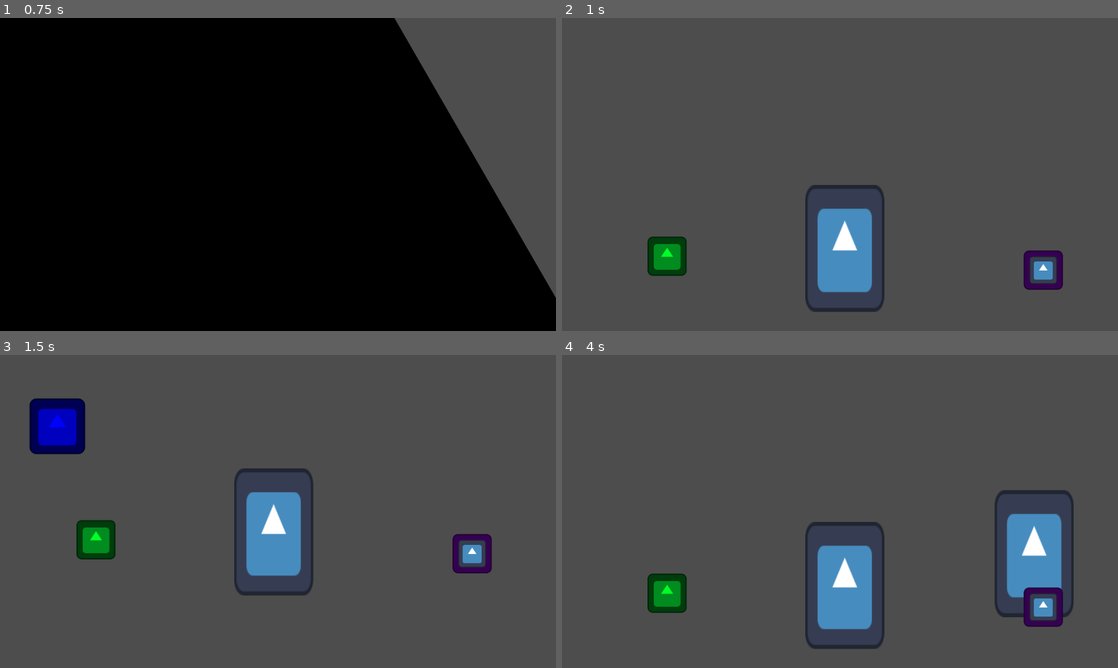
Above: before the commit, frames 1-4 (two rows, left to right).
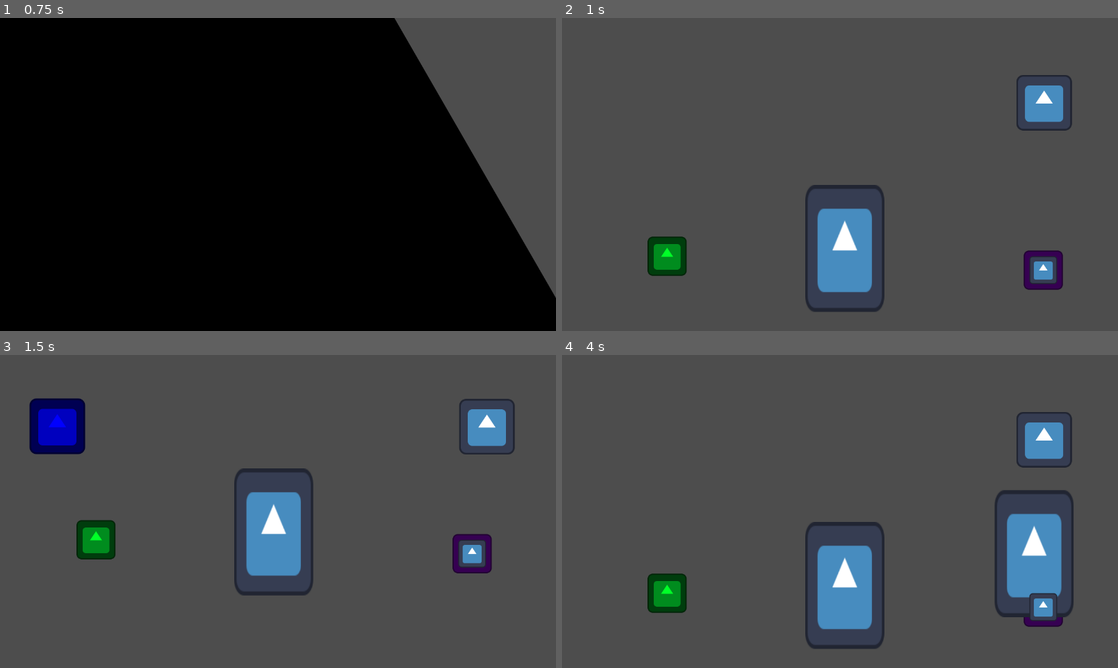
Above: after the commit, the same moments.

Repository: luankaike-code/felpo-jam-2026
Game: Godot game, scene res://scenes/screens/root_game.tscn
Same seed, same stepped clock (60 frames per second), same inputs: the game is played once before the commit and once after it. The engine's default icon, where the game draws it, is replaced by a stand-in: a white triangle on a blue panel in a dark square.
Inputs (mouse positions are in pixels of both pictures, inside the frame that each line leads up to):
- Up to frame 1 (0.75 s): click "Iniciar" at 0.5 s
- Up to frame 2 (1 s): no input
- Up to frame 3 (1.5 s): tap Enter (ui_accept) at 1.25 s; drag from (483, 608) to (105, 592) at 1.27 s
- Up to frame 4 (4 s): tap Enter (ui_accept) at 2, 2.75, 3.5 s; drag from (1034, 552) to (656, 539) at 2.02 s; move the mouse to (845, 586) at 2.77 s; click (845, 586) at 2.92 s; drag from (845, 558) to (1034, 552) at 3.52 s

Frame 1 is identical in both runs. In frame 2, 1.0% of the frame differs, in the area x 81-92%, y 18-36%; in frame 3, 1.0%; in frame 4, 1.3%, in the area x 81-92%, y 18-84%.

Commit message:
Create PaperTeleporter

Diff:
--- a/felpojam-2026-game-code/scenes/entitys/paper.tscn
+++ b/felpojam-2026-game-code/scenes/entitys/paper.tscn
@@ -7,6 +7,7 @@
 size = Vector2(167, 270)
 
 [node name="Paper" type="Area2D" unique_id=449771312]
+z_index = 500
 script = ExtResource("1_memgj")
 
 [node name="Icon" type="Sprite2D" parent="." unique_id=220479855]
--- a/felpojam-2026-game-code/scenes/screens/game.tscn
+++ b/felpojam-2026-game-code/scenes/screens/game.tscn
@@ -6,6 +6,7 @@
 [ext_resource type="PackedScene" uid="uid://dn0xy2d56orj6" path="res://scenes/entitys/paper.tscn" id="4_o78e0"]
 [ext_resource type="PackedScene" uid="uid://u8y44k7yvr7j" path="res://scenes/camera_in_game.tscn" id="5_ln6eb"]
 [ext_resource type="PackedScene" uid="uid://bir3pakybp2iq" path="res://scenes/entitys/trash.tscn" id="6_4ji0l"]
+[ext_resource type="PackedScene" uid="uid://6euiloaerot" path="res://scenes/entitys/paper_teleporter.tscn" id="7_0q6jn"]
 
 [node name="Game" type="Node2D" unique_id=1475156608]
 script = ExtResource("1_iwlfa")
@@ -33,3 +34,11 @@
 
 [node name="Trash" parent="." unique_id=220787020 instance=ExtResource("6_4ji0l")]
 position = Vector2(-508, 524)
+
+[node name="PaperTeleporter" parent="." unique_id=1105482110 node_paths=PackedStringArray("linked_teleporter") instance=ExtResource("7_0q6jn")]
+position = Vector2(481, 525)
+linked_teleporter = NodePath("../PaperTeleporter2")
+
+[node name="PaperTeleporter2" parent="." unique_id=1691328122 node_paths=PackedStringArray("linked_teleporter") instance=ExtResource("7_0q6jn")]
+position = Vector2(470, -165)
+linked_teleporter = NodePath("../PaperTeleporter")
--- a/felpojam-2026-game-code/scripts/entitys/paper_teleporter.gd
+++ b/felpojam-2026-game-code/scripts/entitys/paper_teleporter.gd
@@ -1,4 +1,22 @@
-extends Stand
+class_name PaperTeleporter extends Stand
+
+@export var linked_teleporter: PaperTeleporter
+
+var teleported_paper: Paper
+
+func _ready() -> void:
+	area_exited.connect(deslinked_teleported_paper)
+
+func deslinked_teleported_paper(area: Area2D):
+	if area == teleported_paper:
+		teleported_paper = null
+
+func teleporter_paper(paper: Paper):
+	teleported_paper = paper
+	paper.global_position = global_position
 
 func place_item(item: Node2D) -> bool:
+	if item is Paper and linked_teleporter and item != teleported_paper:
+		linked_teleporter.teleporter_paper(item)
+		return true
 	return false
